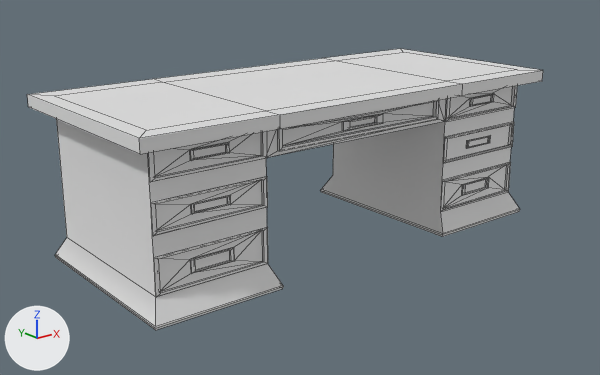
Before and after pictures for a commit that changed the FBX model Assets/OfficeAssets/FBX/LowPolyTableFbx.fbx.
One viewpoint serves both versions: a 50 mm lens placed at (-0.1048, -0.1174, 0.0561), pointed at (-0.0097, 0.0016, 0.0085). The lights are fixed; the arrows at lower left show +X, +Y and +Z. The first picture is the older version. Mesh edges are drawn as thin lines. Where no turn or scale is listed for an object, it has been applied to the vertices.

In view in the first picture: 'LowPolyTable'.
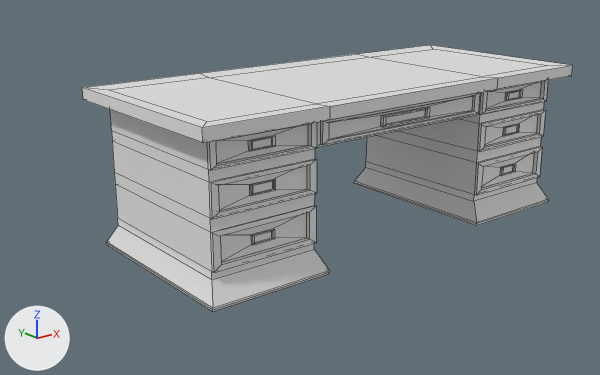
Diff of the bpy script that builds the scene:
```diff
--- a/Assets/OfficeAssets/FBX/LowPolyTableFbx.fbx.py
+++ b/Assets/OfficeAssets/FBX/LowPolyTableFbx.fbx.py
@@ me_mesh @@
 # used by ob_lowpolytable; location = (-0.0097, 0.0, 0.0144)
-me_mesh.from_pydata(...)  # 282 vertices, 296 faces; spans x -0.0444..0.0444, y -0.0196..0.0196, z -0.0148..0.0148
+me_mesh.from_pydata(...)  # 312 vertices, 310 faces; spans x -0.0195..0.0692, y -0.0196..0.0196, z -0.0148..0.0148
+# me_mesh part 1: the loose piece of 266 vertices spanning x -0.0444..0.0444, y -0.0196..0.0196, z -0.0148..0.0148 is rebuilt with 312 vertices and now spans x -0.0195..0.0692, y -0.0196..0.0196, z -0.0148..0.0148
+# me_mesh part 2: the loose piece of 16 vertices spanning x 0.0275..0.0344, y -0.0158..-0.0156, z 0.0009..0.0024 is deleted
 me_mesh.materials.append(mat_openpbr_shader1)
@@ ob_lowpolytable @@
 ob_lowpolytable = bpy.data.objects.new('LowPolyTable', me_mesh)
-ob_lowpolytable.location = (-0.0097, 0.0, 0.0144)
+ob_lowpolytable.location = (-0.0246, 0.0, 0.0144)
```

Location of each change, [x1, y1, x2, y2] in pixels of the pictures (600 x 375 px):
'LowPolyTable', reshaped, moved: before [27, 49, 543, 330]; after [82, 45, 573, 311]
part 1 of me_mesh, rebuilt: before [27, 49, 543, 330]; after [82, 45, 573, 311]
part 2 of me_mesh, deleted: before [466, 135, 491, 148]
